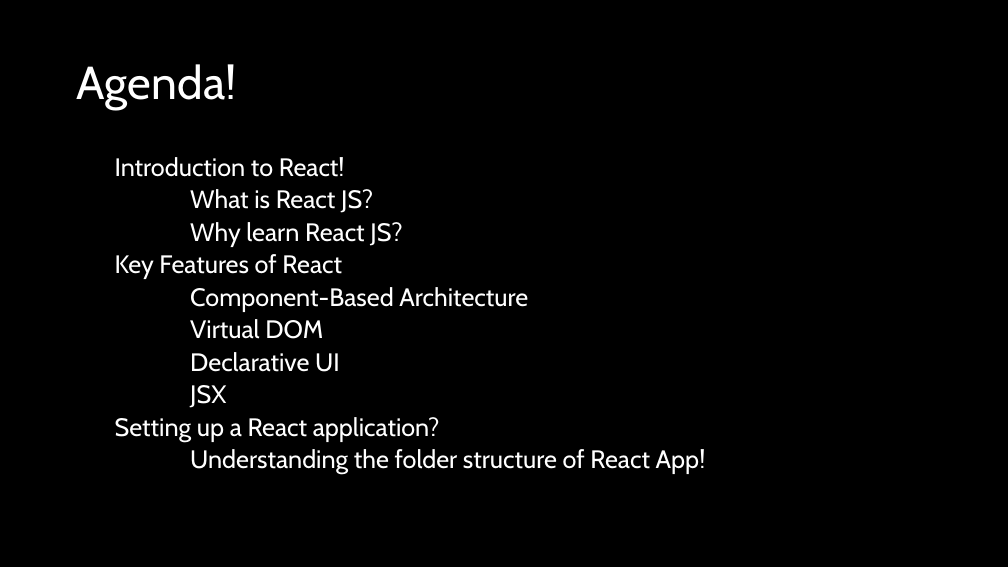
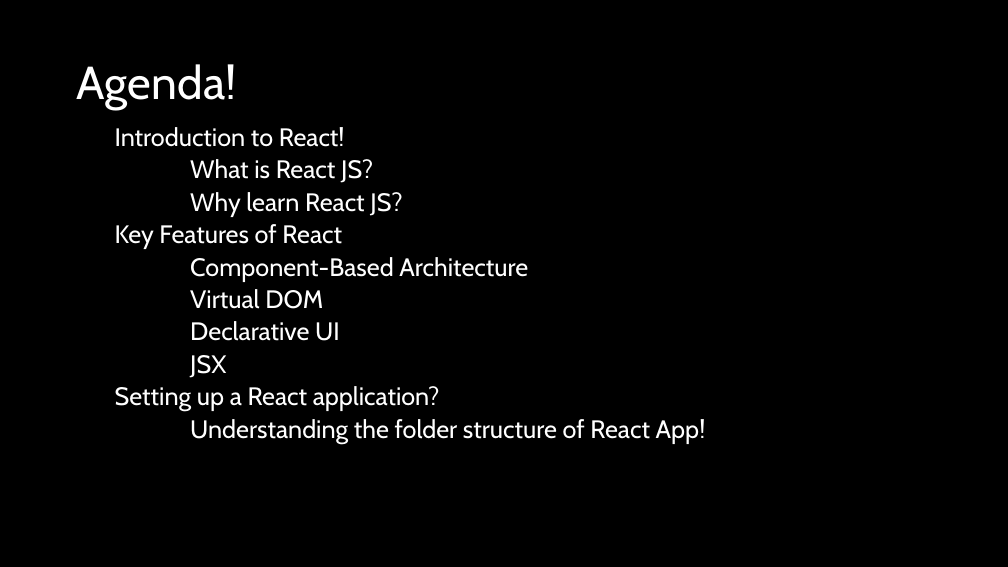
Before and after one commit to natiquekeyin/fall2025, a slide deck: slide 2 of JavaScript/Week10/Week10.pptx. Drawn at 1008x567 pixels with LibreOffice and Linux fonts; fonts in the diff are those of the drawing. Boxes give left, top, right and bottom in pixels: in the first picture for what was removed or moved away, otherwise in the second. Text is boxed around its words. In the diff, an @@ line names an element or a change of style, - is before the commit and + after.

```diff
--- a/JavaScript/Week10/Week10.pptx
+++ b/JavaScript/Week10/Week10.pptx
@@ text "Introduction to React!": place and size @@
-text "Introduction to React!" at [115,157,706,474]
+text "Introduction to React!" at [115,127,706,444]
```
Also in this commit, not shown: 2 other slides changed, 16 other files.
